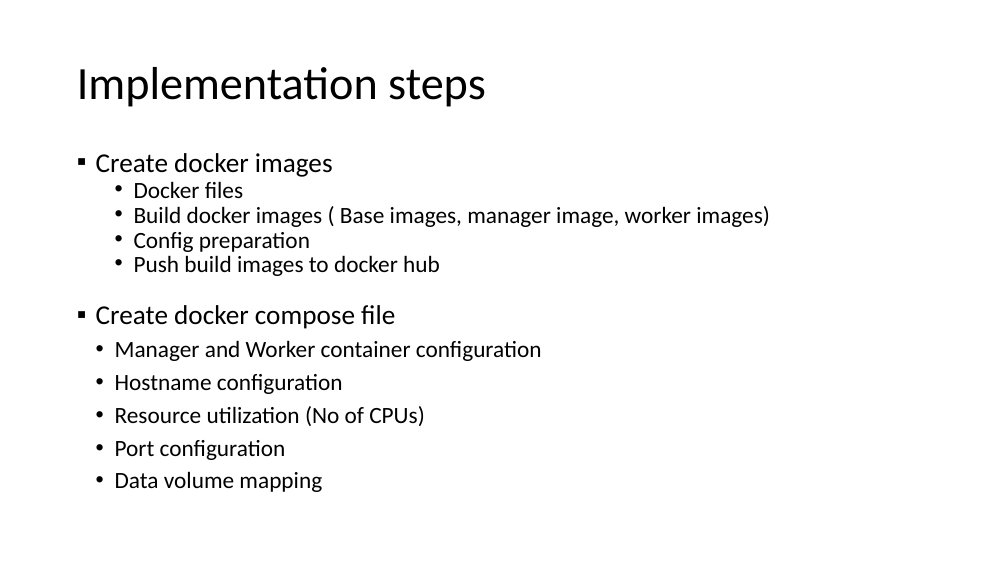
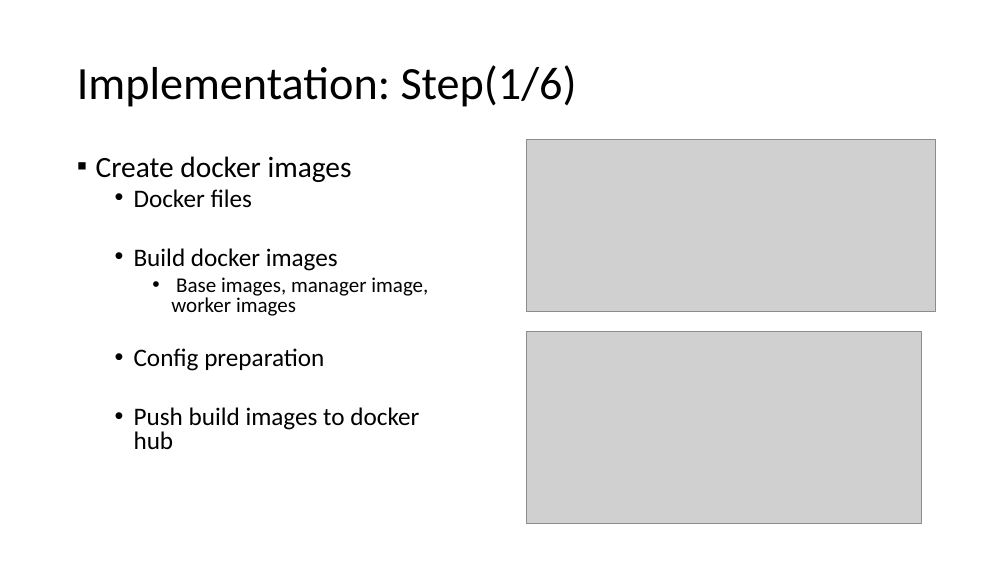
Before and after one commit to gprasad09/Apache-Spark-Cluster-Project, a slide deck: slide 8 of misc/ProjectReports-In progress/TermProject.pptx. Drawn at 1008x567 pixels with LibreOffice and Linux fonts; fonts in the diff are those of the drawing; grey boxes stand for pictures. Boxes give left, top, right and bottom in pixels: in the first picture for what was removed or moved away, otherwise in the second. Text is boxed around its words. In the diff, an @@ line names an element or a change of style, - is before the commit and + after.

```diff
--- a/misc/ProjectReports-In progress/TermProject.pptx
+++ b/misc/ProjectReports-In progress/TermProject.pptx
@@ title at (77,65,577,107): text changed @@
-Implementation steps
+Implementation: Step(1/6)
@@ picture added at (527,140,936,312) @@
@@ text at (96,156,419,449): size 25.9 to 28 pt in "Create docker images"; size 22.2 to 24 pt in "Docker files", "Config preparation", "Push build images to docker hub"; line spacing 0.7 to 0.8 @@
@@ text at (134,248,428,316): text changed; size 22.2 to 20 pt @@
-  • Build docker images ( Base images, manager image, worker images)
+  • Build docker images
+    • Base images, manager image, worker images
@@ text at (96,305,542,492): paragraphs removed @@
-▪ Create docker compose file
-  • Manager and Worker container configuration
-  • Hostname configuration
-  • Resource utilization (No of CPUs)
-  • Port configuration
-  • Data volume mapping
@@ picture added at (527,331,923,523) @@
```
Also in this commit, not shown: 5 other slides changed, 3 slides added, 2 slides removed, 1 other file.
